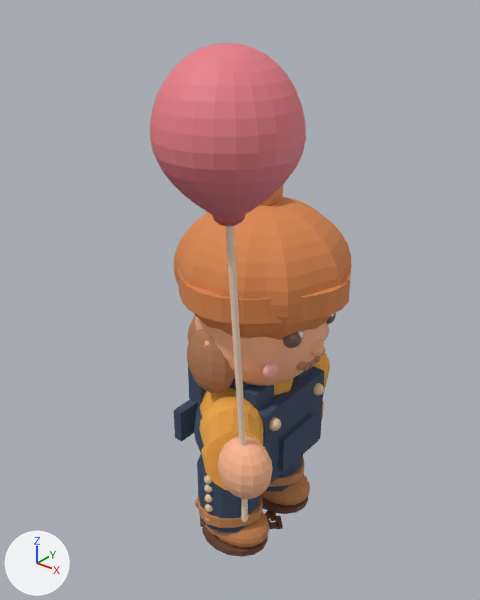
The glTF model assets/models/08-kid-with-balloon/08-kid-with-balloon.glb: old version first, new version second.
One viewpoint serves both versions: a camera (50 mm lens) standing at (1.091, -1.426, 1.706) and looking at (0.048, -0.122, 0.898). Lighting does not change. The marker at lower left points along +X, +Y and +Z. The older version comes first. Where no turn or scale is listed for an object, it has been applied to the vertices. Vertices at exactly the same position are counted once.

The scene before the commit, as lines of its bpy script (objects in view):
```python
me_cylinder_013 = bpy.data.meshes.new('Cylinder.013')
me_cylinder_013.from_pydata(...)  # 16 vertices, 28 faces; spans x -0.008..0.008, y -0.033..0.033, z -0.326..0.326
me_cylinder_013.materials.append(mat_string)  # beige #f9ddc4
me_cylinder_014 = bpy.data.meshes.new('Cylinder.014')
me_cylinder_014.from_pydata(...)  # 16 vertices, 28 faces; spans x -0.008..0.008, y -0.009..0.009, z -0.085..0.085
me_cylinder_014.materials.append(mat_string)  # beige #f9ddc4
me_sphere_025 = bpy.data.meshes.new('Sphere.025')
me_sphere_025.from_pydata(...)  # a UV sphere (14 segments, 10 rings, poles along z) spanning x -0.093..0.093, y -0.095..0.095, z -0.095..0.095
me_sphere_025.materials.append(mat_shirt)  # orange #efaa45
me_sphere_048 = bpy.data.meshes.new('Sphere.048')
me_sphere_048.from_pydata(...)  # 410 vertices, 816 faces; spans x -0.145..0.145, y -0.145..0.145, z -0.162..0.162
me_sphere_048.materials.append(mat_balloon)  # pink #eb7e89
me_sphere_049 = bpy.data.meshes.new('Sphere.049')
me_sphere_049.from_pydata(...)  # a UV sphere (12 segments, 10 rings, poles along z) spanning x -0.034..0.034, y -0.034..0.034, z -0.024..0.024
me_sphere_049.materials.append(mat_knot)  # red #ce6165
ob_balloon = bpy.data.objects.new('Balloon', me_sphere_048)
ob_balloon.location = (0.29, -0.46, 1.44)
ob_balloonknot = bpy.data.objects.new('BalloonKnot', me_sphere_049)
ob_balloonknot.location = (0.29, -0.46, 1.288)
ob_shoulder_r = bpy.data.objects.new('Shoulder_R', me_sphere_025)
ob_shoulder_r.location = (0.08, -0.2, 0.52)
ob_string_0 = bpy.data.objects.new('String_0', me_cylinder_013)
ob_string_0.location = (0.29, -0.433, 0.945)
ob_string_1 = bpy.data.objects.new('String_1', me_cylinder_014)
ob_string_1.location = (0.29, -0.406, 0.535)
# also in view: 'BibPanel' at (0.125, 0.01, 0.435); 'BootFoot_R' at (0.03, -0.115, 0.068); 'Sleeve_R' at (0.155, -0.286, 0.546); 'BootCuff_R' at (0.0, -0.115, 0.142); 'Hand_R' at (0.29, -0.405, 0.62)
```
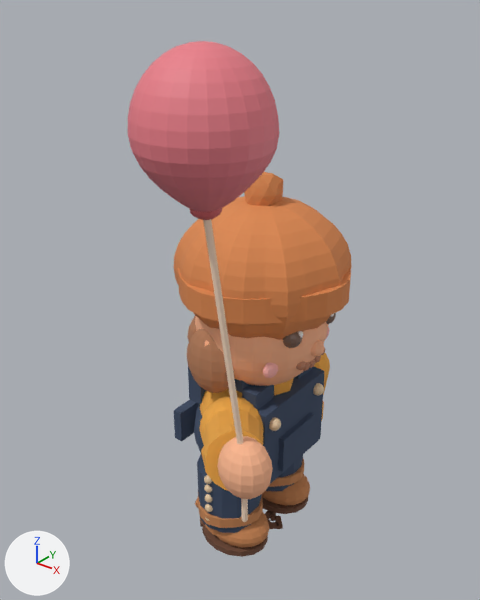
Edits to the scene script, one JSON object a line:
```json
{"block": "me_cylinder_013", "where": "# used by ob_string_0; location = (0.29, -0.433, 0.945)"}
{"op": "remove", "block": "me_cylinder_013", "code": "me_cylinder_013.from_pydata(...)  # 16 vertices, 28 faces; spans x -0.008..0.008, y -0.033..0.033, z -0.326..0.326"}
{"op": "add", "block": "me_cylinder_013", "code": "me_cylinder_013.from_pydata(...)  # 16 vertices, 28 faces; spans x -0.023..0.023, y -0.02..0.02, z -0.163..0.163"}
{"block": "me_cylinder_013", "change": "me_cylinder_013 part 1: 16 of 16 vertices moved; they spanned x -0.008..0.008, y -0.033..0.033, z -0.326..0.326 and now span x -0.023..0.023, y -0.02..0.02, z -0.163..0.163; mean shift (0.0, 0.0, 0.0)"}
{"op": "set", "path": "ob_balloon.location", "old": "(0.29, -0.46, 1.44)", "new": "(0.23, -0.46, 1.44)"}
{"op": "set", "path": "ob_balloonknot.location", "old": "(0.29, -0.46, 1.288)", "new": "(0.23, -0.46, 1.288)"}
{"op": "set", "path": "ob_string_0.location", "old": "(0.29, -0.433, 0.945)", "new": "(0.245, -0.446, 1.107)"}
{"op": "set", "path": "ob_string_1.location", "old": "(0.29, -0.406, 0.535)", "new": "(0.275, -0.42, 0.782)"}
```

Changed parts and their boxes [x1, y1, x2, y2] in the pictures (480 x 600 px):
```json
{"object": "Balloon", "change": "moved", "before": [150, 43, 306, 218], "after": [128, 41, 279, 212]}
{"object": "String_0", "change": "reshaped, moved", "before": [226, 226, 246, 446], "after": [203, 219, 231, 356]}
{"object": "String_1", "change": "moved", "before": [241, 499, 248, 522], "after": [224, 354, 244, 444]}
{"object": "BalloonKnot", "change": "moved", "before": [212, 214, 246, 226], "after": [190, 208, 222, 220]}
```
